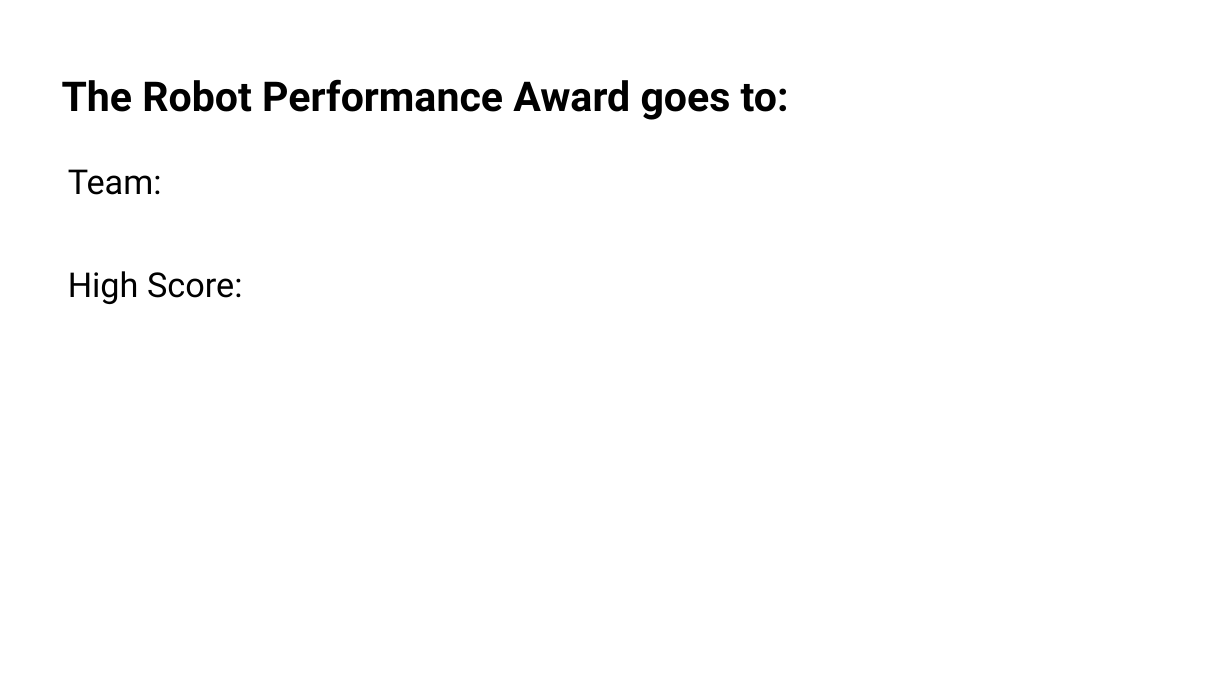
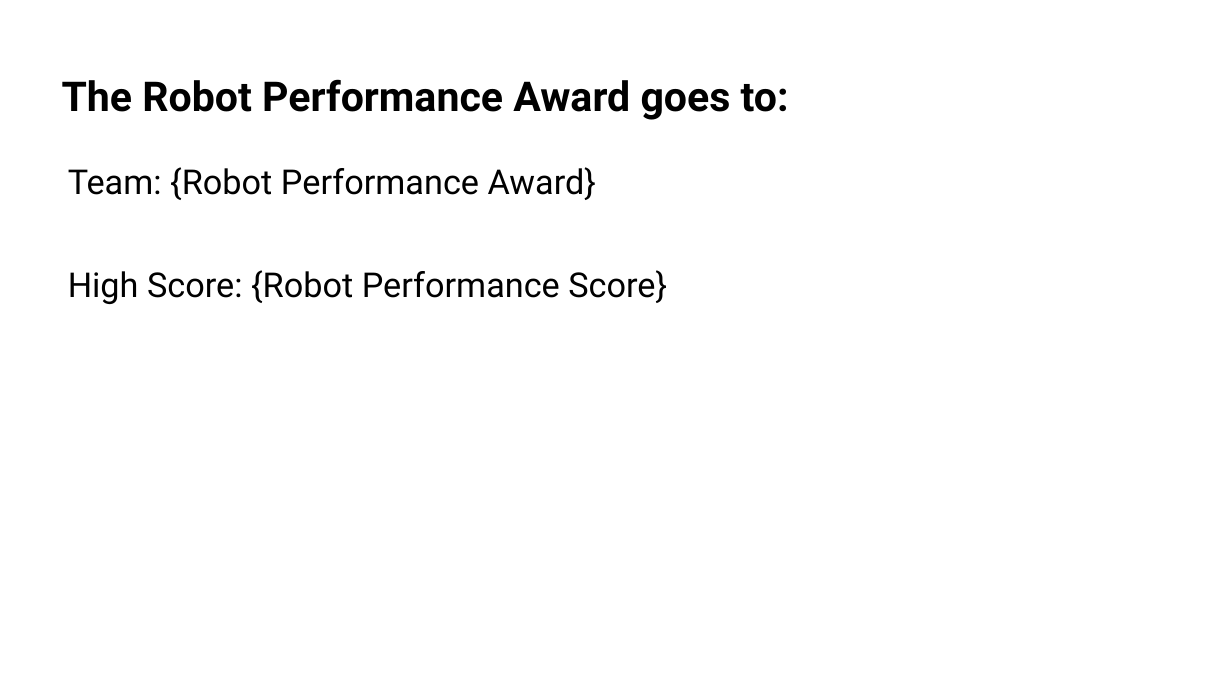
Before and after one commit to bpmerkel/FLLSlides, a slide deck: slide 24 of Api/Templates/Awards Ceremony.pptx. Drawn at 1232x693 pixels with LibreOffice and Linux fonts; fonts in the diff are those of the drawing; background and template pictures are left out. Boxes give left, top, right and bottom in pixels: in the first picture for what was removed or moved away, otherwise in the second. Text is boxed around its words. In the diff, an @@ line names an element or a change of style, - is before the commit and + after.

```diff
--- a/Api/Templates/Awards Ceremony.pptx
+++ b/Api/Templates/Awards Ceremony.pptx
@@ text at (68,167,667,304): text changed @@
-Team:
-High Score:
+Team: {Robot Performance Award}
+High Score: {Robot Performance Score}
```
Also in this commit, not shown: 12 other slides changed, 4 other files.
